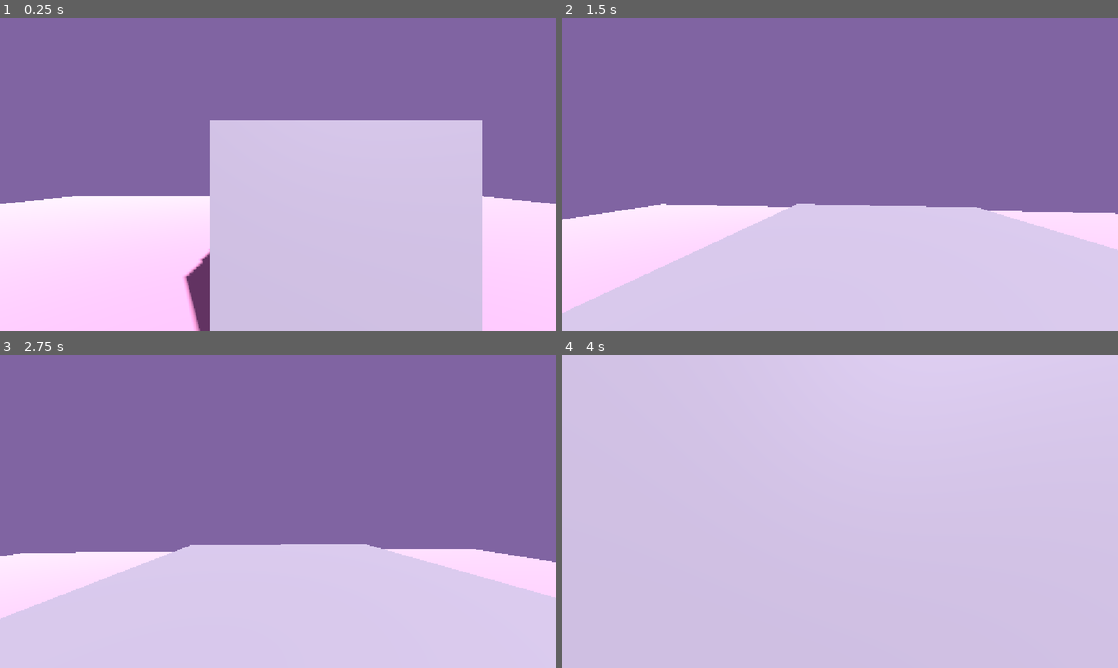
Above: before the commit, frames 1-4 (two rows, left to right).
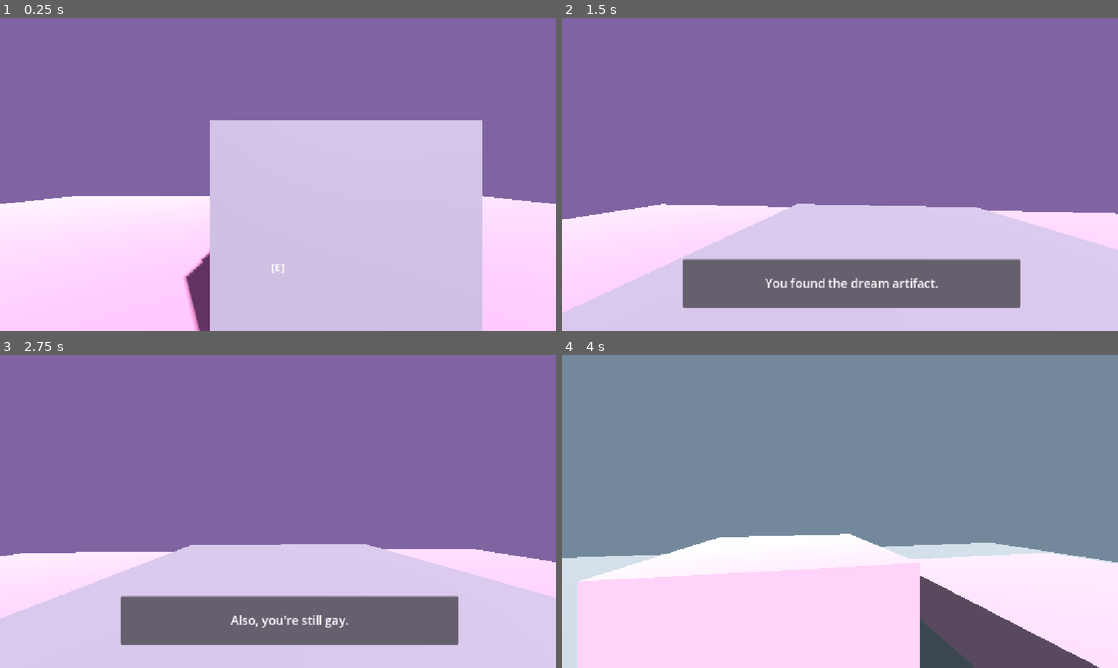
Above: after the commit, the same moments.

Repository: Midnight-Static/LSD-JAM-2026
Game: Godot game, scene res://scenes/dream_test.tscn
Two runs of this game, one before a commit and one after it. Both use one fixed random seed, a clock stepped at 60 frames per second and the inputs below. The project has no main scene, so this scene is started directly.
Inputs (mouse positions are in pixels of both pictures, inside the frame that each line leads up to):
- Up to frame 1 (0.25 s): no input
- Up to frame 2 (1.5 s): tap Enter at 0.5 s; move the mouse to (867, 174) at 0.52 s; hold E (interact) 0.53-1.28 s; hold W (move_forward) from 0.53 s (still down); tap Space (jump) at 0.77 s; move the mouse to (812, 174) at 1.27 s; tap Ctrl (crouch) at 1.35 s
- Up to frame 3 (2.75 s): keep holding W (move_forward); tap Space (jump) at 1.52, 2 s; tap E (interact) at 1.55 s; move the mouse to (289, 505) at 2.02 s; hold E (interact) from 2.03 s (still down)
- Up to frame 4 (4 s): keep holding W (move_forward); move the mouse to (834, 517) at 2.77 s; release E (interact) at 2.78 s; tap Shift (sprint) at 2.85 s; tap Space (jump) at 3.02, 3.77 s; tap E (interact) at 3.05 s; move the mouse to (878, 514) at 3.52 s; hold E (interact) from 3.53 s (still down)

The runs differ from the first frame. In frame 1, less than 0.1% of the frame differs, in the area x 48-52%, y 78-82%; in frame 2, 9.6%; in frame 3, 9.6%; in frame 4, 100%, in the area x 0-100%, y 0-100%.

Commit message:
Add interaction and dream loop

Diff:
--- a/lsdjam/project.godot
+++ b/lsdjam/project.godot
@@ -13,6 +13,10 @@
 config/name="LSDJAM"
 config/features=PackedStringArray("4.7", "Forward Plus")
 config/icon="res://icon.svg"
+
+[autoload]
+
+GameState="*uid://idmpf67fyu56"
 
 [display]
 
--- a/lsdjam/scenes/dialogue_ui.gd
+++ b/lsdjam/scenes/dialogue_ui.gd
@@ -6,34 +6,42 @@
 
 # Store the dialogue lines and which one we're currently displaying
 var dialogue_lines: Array[String] = []
+var default_dialogue: String = ""
 var current_line: int = 0
 var dialogue_open: bool = false
 
+# Optional action to run after the dialogue finishes
+var finished_action: Callable
 
 # Hide the dialogue box when the scene starts
 func _ready() -> void:
-	# Read the dialogue written in the Label before hiding it
-	var written_text: String = dialogue_text.text
+	default_dialogue = dialogue_text.text
+	panel.hide()
 
-	for line in written_text.split("\n"):
+# Start dialogue using the text written in the Label
+func show_dialogue() -> void:
+	start_dialogue(default_dialogue)
+
+
+# Start dialogue using text provided by an interactable object
+func start_dialogue(message: String, on_finished: Callable = Callable()) -> void:
+	dialogue_lines.clear()
+
+	for line in message.split("\n"):
 		if not line.strip_edges().is_empty():
 			dialogue_lines.append(line.strip_edges())
 
-	panel.hide()
-
-
-# Start the dialogue when the player interacts
-func show_dialogue() -> void:
 	if dialogue_lines.is_empty():
 		return
 
+	finished_action = on_finished
 	current_line = 0
 	dialogue_open = true
+
 	dialogue_text.text = dialogue_lines[current_line]
 	panel.show()
 
-
-# Move to the next line, or close the dialogue when finished
+# Advance the dialogue, or close it after the final line
 func next_dialogue() -> void:
 	if not dialogue_open:
 		return
@@ -43,5 +51,10 @@
 	if current_line >= dialogue_lines.size():
 		dialogue_open = false
 		panel.hide()
+
+		if finished_action.is_valid():
+			var action: Callable = finished_action
+			finished_action = Callable()
+			action.call()
 	else:
 		dialogue_text.text = dialogue_lines[current_line]
--- /dev/null
+++ b/lsdjam/scenes/dialogue_ui.tscn
@@ -0,0 +1,33 @@
+[gd_scene format=3 uid="uid://b8u4xng1pxiro"]
+
+[ext_resource type="Script" uid="uid://biainkldgnay2" path="res://scenes/dialogue_ui.gd" id="1_dwk8m"]
+
+[sub_resource type="LabelSettings" id="LabelSettings_2venv"]
+font_size = 25
+
+[node name="DialogueUI" type="CanvasLayer" unique_id=518759866]
+script = ExtResource("1_dwk8m")
+
+[node name="PanelContainer" type="PanelContainer" parent="." unique_id=219736824]
+anchors_preset = 12
+anchor_top = 1.0
+anchor_right = 1.0
+anchor_bottom = 1.0
+offset_left = 250.0
+offset_top = -148.0
+offset_right = -202.0
+offset_bottom = -48.0
+grow_horizontal = 2
+grow_vertical = 0
+
+[node name="MarginContainer" type="MarginContainer" parent="PanelContainer" unique_id=867509697]
+layout_mode = 2
+
+[node name="Label" type="Label" parent="PanelContainer/MarginContainer" unique_id=1150136228]
+layout_mode = 2
+text = "If you read this, you are gay.
+...
+.....
+That's weird, nothing changed."
+label_settings = SubResource("LabelSettings_2venv")
+horizontal_alignment = 1
--- /dev/null
+++ b/lsdjam/scenes/dream_artifact.gd
@@ -0,0 +1,15 @@
+extends StaticBody3D
+
+# Dialogue shown when the player finds the artifact
+@export_multiline var artifact_dialogue: String = "You found the dream artifact.\nPlaceholder Text...\nAlso, you're still gay."
+
+# Called when the player presses E on the artifact
+func interact() -> void:
+	var dialogue_ui = get_tree().current_scene.get_node("DialogueUI")
+	dialogue_ui.start_dialogue(artifact_dialogue, finish_dream)
+
+
+# Complete the dream and return to the museum
+func finish_dream() -> void:
+	GameState.complete_dream()
+	get_tree().change_scene_to_file.call_deferred("res://scenes/test_level.tscn")
--- a/lsdjam/scenes/dream_button.gd
+++ b/lsdjam/scenes/dream_button.gd
@@ -3,7 +3,18 @@
 # The scene that this button sends the player to
 @export_file("*.tscn") var destination_scene: String
 
+# Text shown when the dream has already been completed
+@export_multiline var completed_text: String = "Dream completed."
+
 # Called when the player looks at this button and presses E
 func interact() -> void:
+	if GameState.dream_completed:
+		var dialogue_ui = get_tree().current_scene.get_node("DialogueUI")
+		dialogue_ui.start_dialogue(completed_text)
+		return
+
+	var player = get_tree().current_scene.get_node("Player")
+	GameState.save_museum_position(player)
+
 	if destination_scene != "":
-		get_tree().change_scene_to_file(destination_scene)
+		get_tree().change_scene_to_file.call_deferred(destination_scene)
--- a/lsdjam/scenes/dream_test.tscn
+++ b/lsdjam/scenes/dream_test.tscn
@@ -1,6 +1,8 @@
 [gd_scene format=3 uid="uid://bende7yxehw33"]
 
 [ext_resource type="PackedScene" uid="uid://bq5lc6hm3jt8e" path="res://scenes/player/player.tscn" id="1_4djst"]
+[ext_resource type="Script" uid="uid://c127p1h1kcc38" path="res://scenes/dream_artifact.gd" id="2_56q7n"]
+[ext_resource type="PackedScene" uid="uid://b8u4xng1pxiro" path="res://scenes/dialogue_ui.tscn" id="3_nq084"]
 
 [sub_resource type="BoxShape3D" id="BoxShape3D_p2u8q"]
 size = Vector3(30, 1, 30)
@@ -45,11 +47,14 @@
 [node name="WorldEnvironment" type="WorldEnvironment" parent="." unique_id=1673190046]
 environment = SubResource("Environment_4djst")
 
-[node name="TestCube2" type="StaticBody3D" parent="." unique_id=935065766]
+[node name="DreamArtifact" type="StaticBody3D" parent="." unique_id=935065766]
 transform = Transform3D(1, 0, 0, 0, 1, 0, 0, 0, 1, 0.5, 1, -2.5)
+script = ExtResource("2_56q7n")
 
-[node name="MeshInstance3D" type="MeshInstance3D" parent="TestCube2" unique_id=1158101286]
+[node name="MeshInstance3D" type="MeshInstance3D" parent="DreamArtifact" unique_id=1158101286]
 mesh = SubResource("BoxMesh_8fhdl")
 
-[node name="CollisionShape3D" type="CollisionShape3D" parent="TestCube2" unique_id=121601884]
+[node name="CollisionShape3D" type="CollisionShape3D" parent="DreamArtifact" unique_id=121601884]
 shape = SubResource("BoxShape3D_56q7n")
+
+[node name="DialogueUI" parent="." unique_id=518759866 instance=ExtResource("3_nq084")]
--- a/lsdjam/scenes/player/player.gd
+++ b/lsdjam/scenes/player/player.gd
@@ -22,6 +22,7 @@
 @onready var collision_shape: CollisionShape3D = $CollisionShape3D
 @onready var ceiling_check: RayCast3D = $CeilingCheck
 @onready var interaction_ray: RayCast3D = $Head/Camera3D/InteractionRay
+@onready var interaction_prompt: Label = $InteractionUI/InteractionPrompt
 
 # Check for whether there's room to stand up
 var is_crouching: bool = false
@@ -33,7 +34,7 @@
 # Runs once when the player enters the scene.
 func _ready() -> void:
 	Input.mouse_mode = Input.MOUSE_MODE_CAPTURED
-
+	interaction_prompt.hide()
 
 # Handles mouse movement and releasing the cursor.
 func _unhandled_input(event: InputEvent) -> void:
@@ -91,6 +92,9 @@
 	velocity.x = direction.x * current_speed
 	velocity.z = direction.z * current_speed
 
+	# Check whether the player is looking at something interactable
+	update_interaction_prompt()
+
 	# Move the player and handle collisions.
 	move_and_slide()
 
@@ -144,3 +148,20 @@
 
 		if object.has_method("interact"):
 			object.interact()
+
+# Show prompt when looking at something interactable
+func update_interaction_prompt() -> void:
+	interaction_prompt.hide()
+
+	# Hide the prompt while reading dialogue
+	var dialogue_ui = get_tree().current_scene.get_node_or_null("DialogueUI")
+
+	if dialogue_ui != null and dialogue_ui.dialogue_open:
+		return
+
+	# Check whether the object we're looking at can be interacted with
+	if interaction_ray.is_colliding():
+		var object = interaction_ray.get_collider()
+
+		if object.has_method("interact"):
+			interaction_prompt.show()
--- a/lsdjam/scenes/player/player.tscn
+++ b/lsdjam/scenes/player/player.tscn
@@ -5,6 +5,9 @@
 [sub_resource type="CapsuleShape3D" id="CapsuleShape3D_rm7dq"]
 radius = 0.35
 height = 1.8
+
+[sub_resource type="LabelSettings" id="LabelSettings_rm7dq"]
+font_size = 22
 
 [node name="Player" type="CharacterBody3D" unique_id=1239137699]
 script = ExtResource("1_8afob")
@@ -25,3 +28,21 @@
 [node name="CeilingCheck" type="RayCast3D" parent="." unique_id=1713814560]
 transform = Transform3D(1, 0, 0, 0, 1, 0, 0, 0, 1, 0, 0.8, 0)
 target_position = Vector3(0, 1.1, 0)
+
+[node name="InteractionUI" type="CanvasLayer" parent="." unique_id=216247827]
+
+[node name="InteractionPrompt" type="Label" parent="InteractionUI" unique_id=479308116]
+anchors_preset = 8
+anchor_left = 0.5
+anchor_top = 0.5
+anchor_right = 0.5
+anchor_bottom = 0.5
+offset_left = -20.0
+offset_top = 176.0
+offset_right = 20.0
+offset_bottom = 207.0
+grow_horizontal = 2
+grow_vertical = 2
+text = "[E]"
+label_settings = SubResource("LabelSettings_rm7dq")
+horizontal_alignment = 1
--- /dev/null
+++ b/lsdjam/scenes/test_level.gd
@@ -0,0 +1,13 @@
+extends Node3D
+
+# Restore the player's previous position after completing a dream
+func _ready() -> void:
+	if GameState.returning_from_dream:
+		var player: CharacterBody3D = $Player
+
+		player.global_position = GameState.museum_position
+		player.rotation = GameState.museum_rotation
+		player.get_node("Head").rotation = GameState.museum_head_rotation
+		player.velocity = Vector3.ZERO
+
+		GameState.returning_from_dream = false
--- a/lsdjam/scenes/test_level.tscn
+++ b/lsdjam/scenes/test_level.tscn
@@ -1,9 +1,10 @@
 [gd_scene format=3 uid="uid://13djynn0bse4"]
 
 [ext_resource type="PackedScene" uid="uid://bq5lc6hm3jt8e" path="res://scenes/player/player.tscn" id="1_2venv"]
+[ext_resource type="Script" uid="uid://3cg3lqak2y3s" path="res://scenes/test_level.gd" id="1_tmr53"]
 [ext_resource type="Script" uid="uid://bh3vqd0s8t1et" path="res://scenes/dialogue_button.gd" id="2_j6w7d"]
-[ext_resource type="Script" uid="uid://biainkldgnay2" path="res://scenes/dialogue_ui.gd" id="2_paw1w"]
 [ext_resource type="Script" uid="uid://clb3xrtfowbhi" path="res://scenes/dream_button.gd" id="3_x4b8f"]
+[ext_resource type="PackedScene" uid="uid://b8u4xng1pxiro" path="res://scenes/dialogue_ui.tscn" id="4_x4b8f"]
 
 [sub_resource type="BoxShape3D" id="BoxShape3D_rm7dq"]
 size = Vector3(30, 1, 30)
@@ -65,10 +66,8 @@
 [sub_resource type="BoxShape3D" id="BoxShape3D_fma6k"]
 size = Vector3(3, 0.5, 5)
 
-[sub_resource type="LabelSettings" id="LabelSettings_2venv"]
-font_size = 25
-
 [node name="TestLevel" type="Node3D" unique_id=2125713836]
+script = ExtResource("1_tmr53")
 
 [node name="Floor" type="StaticBody3D" parent="." unique_id=1948294640]
 transform = Transform3D(1, 0, 0, 0, 1, 0, 0, 0, 1, 0, -0.5, 0)
@@ -138,29 +137,4 @@
 [node name="CollisionShape3D" type="CollisionShape3D" parent="TunnelRoof" unique_id=1621035465]
 shape = SubResource("BoxShape3D_fma6k")
 
-[node name="DialogueUI" type="CanvasLayer" parent="." unique_id=1217447081]
-script = ExtResource("2_paw1w")
-
-[node name="PanelContainer" type="PanelContainer" parent="DialogueUI" unique_id=800381826]
-anchors_preset = 12
-anchor_top = 1.0
-anchor_right = 1.0
-anchor_bottom = 1.0
-offset_left = 250.0
-offset_top = -148.0
-offset_right = -202.0
-offset_bottom = -48.0
-grow_horizontal = 2
-grow_vertical = 0
-
-[node name="MarginContainer" type="MarginContainer" parent="DialogueUI/PanelContainer" unique_id=367756990]
-layout_mode = 2
-
-[node name="Label" type="Label" parent="DialogueUI/PanelContainer/MarginContainer" unique_id=1679661386]
-layout_mode = 2
-text = "If you read this, you are gay.
-...
-.....
-That's weird, nothing changed."
-label_settings = SubResource("LabelSettings_2venv")
-horizontal_alignment = 1
+[node name="DialogueUI" parent="." unique_id=518759866 instance=ExtResource("4_x4b8f")]
--- /dev/null
+++ b/lsdjam/scripts/game_state.gd
@@ -0,0 +1,23 @@
+extends Node
+
+# Remember whether the player has finished the dream
+var dream_completed: bool = false
+
+# Remember where the player was before entering the dream
+var museum_position: Vector3 = Vector3.ZERO
+var museum_rotation: Vector3 = Vector3.ZERO
+var museum_head_rotation: Vector3 = Vector3.ZERO
+
+# Whether the player should be returned to their previous position
+var returning_from_dream: bool = false
+
+# Save the player's position before entering a dream
+func save_museum_position(player: CharacterBody3D) -> void:
+	museum_position = player.global_position
+	museum_rotation = player.rotation
+	museum_head_rotation = player.get_node("Head").rotation
+
+# Mark the dream as complete before returning to the museum
+func complete_dream() -> void:
+	dream_completed = true
+	returning_from_dream = true
Not shown, added: lsdjam/scenes/dream_artifact.gd.uid
Not shown, added: lsdjam/scenes/test_level.gd.uid
Not shown, added: lsdjam/scripts/game_state.gd.uid
